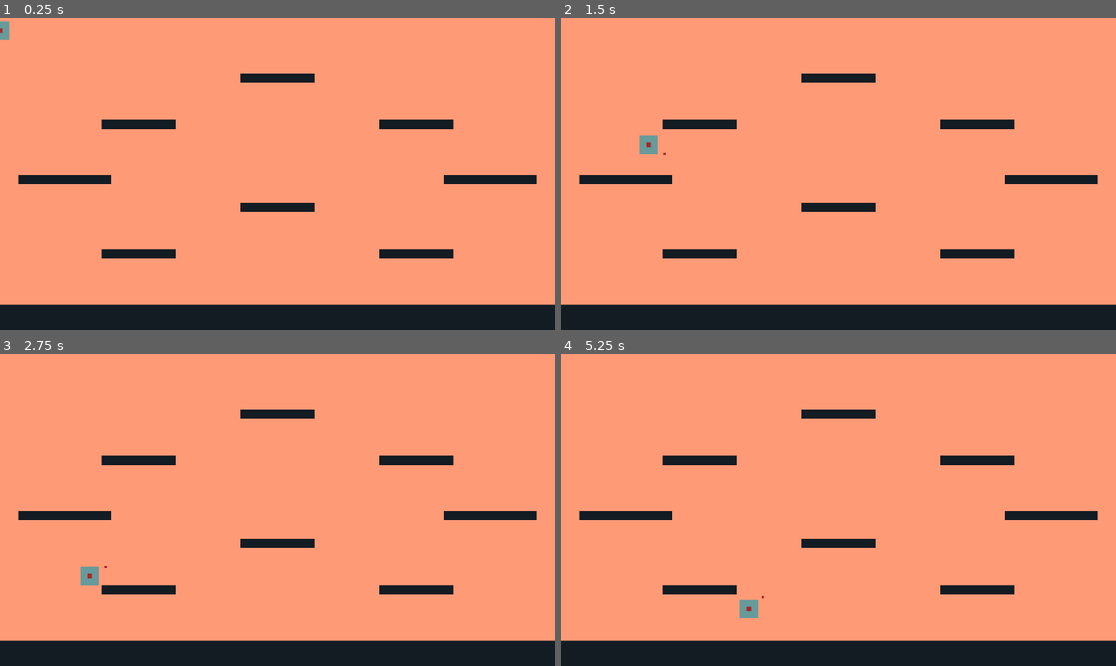
Above: before the commit, frames 1-4 (two rows, left to right).
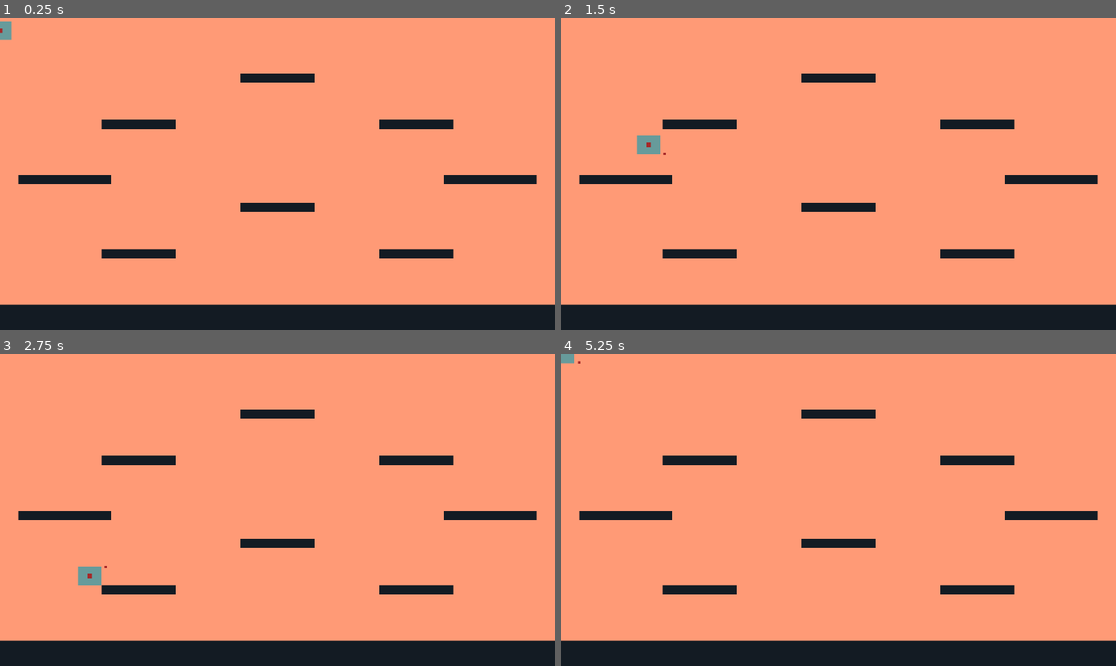
Above: after the commit, the same moments.

Repository: mightyminebuster/Github-GameOff-2020
Game: Godot game, scene res://Rooms/Demo.tscn
Same seed, same stepped clock (60 frames per second), same inputs: the game is played once before the commit and once after it.
Inputs (mouse positions are in pixels of both pictures, inside the frame that each line leads up to):
- Up to frame 1 (0.25 s): no input
- Up to frame 2 (1.5 s): move the mouse to (960, 158) at 0.52 s; hold D (move_right) from 0.53 s (still down); click (960, 158) at 0.6 s; tap Space (jump) at 0.77 s; move the mouse to (727, 189) at 1.27 s; tap Shift (dash) at 1.35 s
- Up to frame 3 (2.75 s): tap Space (jump) at 1.52 s; click (166, 525) at 1.55 s; move the mouse to (333, 441) at 2.02 s; release D (move_right) at 2.03 s; hold A (move_left) from 2.03 s (still down); click (333, 441) at 2.1 s
- Up to frame 4 (5.25 s): move the mouse to (810, 572) at 2.77 s; release A (move_left) at 2.78 s; hold D (move_right) 2.78-4.28 s; click (810, 572) at 2.85 s; tap Space (jump) at 3.02, 3.77, 4.52 s; move the mouse to (1005, 556) at 3.52 s; tap Shift (dash) at 3.6 s; click (1005, 556) at 3.8 s; move the mouse to (672, 463) at 4.27 s; hold A (move_left) 4.28-5.03 s; click (672, 463) at 4.35 s; move the mouse to (866, 510) at 5.02 s; hold D (move_right) from 5.03 s (still down); click (866, 510) at 5.1 s

The runs differ from the first frame. In frame 1, less than 0.1% of the frame differs, in the area x 1-3%, y 1-8%; in frame 2, less than 0.1%; in frame 3, less than 0.1%; in frame 4, 0.3%, in the area x 0-37%, y 0-85%.

Commit message:
Failed Joint Grapple
Now Im gonna try to modify the kin grapple

Diff:
--- a/SourceCode/Objects/Player/GrappleHook.gd
+++ b/SourceCode/Objects/Player/GrappleHook.gd
@@ -15,7 +15,7 @@
 	if $RayCast2D.is_colliding():
 		print($RayCast2D.get_collision_point())
 		global_position = $RayCast2D.get_collision_point()
-		return global_position
+		return $RayCast2D.get_collider()
 	return null
 
 func release() -> void:
--- /dev/null
+++ b/SourceCode/Objects/Player/GrappleJoint.tscn
@@ -0,0 +1,4 @@
+[gd_scene format=2]
+
+[node name="GrappleJoint2D" type="PinJoint2D"]
+softness = 2.86
--- a/SourceCode/Objects/Player/Player.gd
+++ b/SourceCode/Objects/Player/Player.gd
@@ -37,7 +37,8 @@
 var jumping_states: Array = ["jump", "double_jump"]
 
 #Grapple
-var target
+var target: Node2D
+var grapple_joint: PackedScene = load("res://Objects/Player/GrappleJoint.tscn")
 
 #Loop Functions
 func _physics_process(delta : float) -> void:
@@ -220,12 +221,13 @@
 	target = $GrappleHook.shoot()
 
 func grapple_logic(_delta : float) -> void:
-	if Input.is_action_just_released("shoot"):
-		set_state("fall")
-
 	if target != null:
-		position.x = move_toward(position.x, target.x, $GrappleHook.speed)
-		position.y = move_toward(position.y, target.y, $GrappleHook.speed)
+		var grapple_joint_inst = grapple_joint.instance()
+		grapple_joint_inst.node_a = $GrappleStaticBody.get_path()
+		grapple_joint_inst.node_b = target.get_path()
+		grapple_joint_inst.global_position = $GrappleHook.position
+		get_tree().get_root().add_child(grapple_joint_inst)
+		position = $GrappleStaticBody.position
 	else:
 		set_state("fall")
 
--- a/SourceCode/Objects/Player/Player.tscn
+++ b/SourceCode/Objects/Player/Player.tscn
@@ -16,6 +16,17 @@
 modulate = Color( 0.403922, 0.607843, 0.607843, 1 )
 texture = ExtResource( 2 )
 
+[node name="GrappleStaticBody" type="StaticBody2D" parent="."]
+collision_layer = 2
+
+[node name="PlayerSprite2" type="Sprite" parent="GrappleStaticBody"]
+modulate = Color( 0.403922, 0.607843, 0.607843, 1 )
+scale = Vector2( 1.25, 1 )
+texture = ExtResource( 2 )
+
+[node name="CollisionPolygon2D" type="CollisionPolygon2D" parent="GrappleStaticBody"]
+polygon = PoolVector2Array( 32, 32, -32, 32, -32, -32, 32, -32 )
+
 [node name="GrappleHook" type="Node2D" parent="."]
 script = ExtResource( 1 )
 
